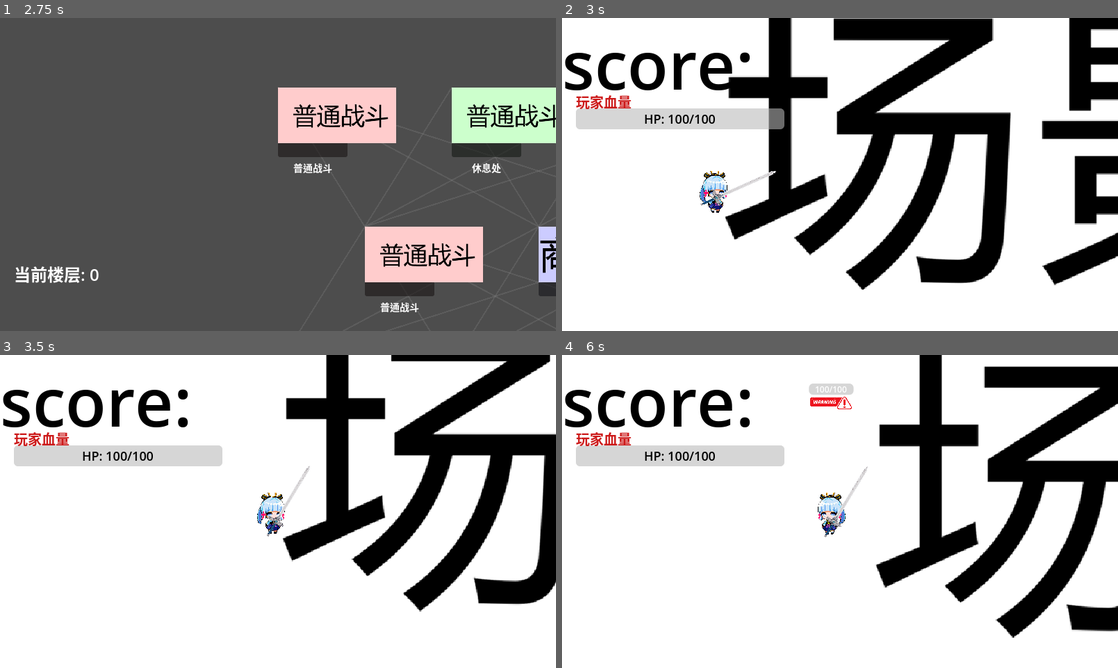
Above: before the commit, frames 1-4 (two rows, left to right).
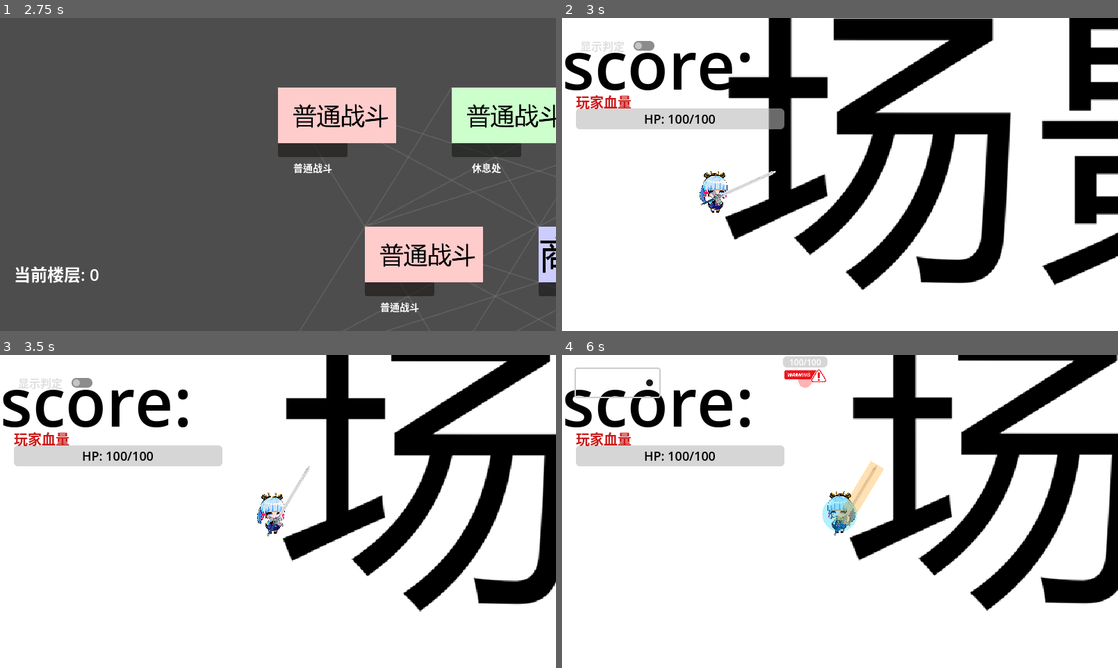
Above: after the commit, the same moments.

Repository: kuchaomc/genshin_tower
Game: Godot game, scene res://scenes/主界面.tscn
The game is run twice, just before and just after one commit, with the same random seed, the same clock (stepped at 60 frames per second) and the same inputs.
Inputs (mouse positions are in pixels of both pictures, inside the frame that each line leads up to):
- Up to frame 1 (2.75 s): click "开始游戏" at 0.5 s; click "剑士" at 1.25 s; click "确认选择" at 2 s
- Up to frame 2 (3 s): click (873, 121) at 2.77 s
- Up to frame 3 (3.5 s): no input
- Up to frame 4 (6 s): click (617, 383) at 3.5 s, where only the run after the commit has a clickable "显示判定"; click (617, 383) at 4.25 s, where only the run after the commit has a clickable "隐藏判定"; tap Enter at 5 s; move the mouse to (962, 495) at 5.02 s; press the mouse at (962, 495) at 5.03 s; hold D (right) 5.03-5.75 s; release the mouse at (962, 495) at 5.75 s; drag from (728, 527) to (884, 508) at 5.77 s

Frame 1 is identical in both runs. In frame 2, 0.2% of the frame differs, in the area x 3-17%, y 7-11%; in frame 3, 0.2%; in frame 4, 25%, in the area x 2-100%, y 0-91%.

Commit message:
修改战斗相关逻辑

Diff:
--- a/scenes/游戏场景.tscn
+++ b/scenes/游戏场景.tscn
@@ -104,3 +104,11 @@
 theme_override_colors/font_color = Color(0.8, 0.1, 0.1, 1)
 theme_override_font_sizes/font_size = 20
 text = "玩家血量"
+
+[node name="DebugToggle" type="CheckButton" parent="CanvasLayer"]
+offset_left = 20.0
+offset_top = 20.0
+offset_right = 140.0
+offset_bottom = 60.0
+text = "显示判定"
+button_pressed = false
--- a/scenes/玩家.tscn
+++ b/scenes/玩家.tscn
@@ -50,12 +50,14 @@
 radius = 2.9027624
 
 [sub_resource type="RectangleShape2D" id="RectangleShape2D_sword"]
-size = Vector2(6.5, 117.75)
+size = Vector2(22, 96)
 
-[node name="player" type="CharacterBody2D" node_paths=PackedStringArray("animator", "sword_area")]
+[node name="player" type="CharacterBody2D" node_paths=PackedStringArray("sword_area", "animator")]
 script = ExtResource("1_sword_char")
+sword_area = NodePath("SwordArea")
+hurt_speed_boost_multiplier = 1.5
 animator = NodePath("AnimatedSprite2D")
-sword_area = NodePath("SwordArea")
+knockback_force = 50.0
 
 [node name="AnimatedSprite2D" type="AnimatedSprite2D" parent="."]
 sprite_frames = SubResource("SpriteFrames_fjrip")
@@ -78,5 +80,5 @@
 offset = Vector2(20, 0)
 
 [node name="CollisionShape2D" type="CollisionShape2D" parent="SwordArea"]
-position = Vector2(0.75, -55.125)
+position = Vector2(1, -38)
 shape = SubResource("RectangleShape2D_sword")
--- a/scripts/battle_manager.gd
+++ b/scripts/battle_manager.gd
@@ -25,6 +25,9 @@
 # 玩家血量UI引用
 var player_hp_bar: ProgressBar
 var player_hp_label: Label
+# 调试：显示判定/碰撞箱开关
+var debug_toggle_button: Button
+var debug_show_hitboxes: bool = false
 # 玩家引用
 var player: BaseCharacter
 
@@ -33,9 +36,13 @@
 	score_label = get_node_or_null("CanvasLayer/Label") as Label
 	player_hp_bar = get_node_or_null("CanvasLayer/PlayerHPBar/ProgressBar") as ProgressBar
 	player_hp_label = get_node_or_null("CanvasLayer/PlayerHPBar/Label") as Label
+	debug_toggle_button = get_node_or_null("CanvasLayer/DebugToggle") as Button
+	if debug_toggle_button:
+		debug_toggle_button.pressed.connect(_on_debug_toggle_pressed)
 
 	# 初始化玩家
 	initialize_player()
+	_update_all_hitbox_visibility()
 
 	# 如果没有手动分配敌人场景，则预加载默认敌人场景
 	if enemy_scene == null:
@@ -143,6 +150,7 @@
 
 	# 添加到场景树中
 	add_child(enemy_instance)
+	_apply_hitbox_visibility_to_enemy(enemy_instance)
 
 	print("生成新敌人，位置：", enemy_instance.position)
 
@@ -194,3 +202,92 @@
 func _on_gold_changed(_gold: int) -> void:
 	# 可以在这里更新金币显示
 	pass
+
+## 调试开关：显示/隐藏判定与碰撞箱
+func _on_debug_toggle_pressed() -> void:
+	debug_show_hitboxes = not debug_show_hitboxes
+	_update_all_hitbox_visibility()
+	if debug_toggle_button:
+		debug_toggle_button.text = "隐藏判定" if debug_show_hitboxes else "显示判定"
+
+## 更新所有相关碰撞/攻击判定的可见性
+func _update_all_hitbox_visibility() -> void:
+	_apply_hitbox_visibility_to_player()
+	for enemy in get_tree().get_nodes_in_group("enemies"):
+		_apply_hitbox_visibility_to_enemy(enemy)
+
+func _apply_hitbox_visibility_to_player() -> void:
+	if not player:
+		return
+	var body_shape = player.get_node_or_null("CollisionShape2D") as CollisionShape2D
+	var sword_shape = player.get_node_or_null("SwordArea/CollisionShape2D") as CollisionShape2D
+	_set_shape_visible(body_shape, debug_show_hitboxes, Color(0, 0.8, 1, 0.3))
+	_set_shape_visible(sword_shape, debug_show_hitboxes, Color(1, 0.6, 0, 0.3))
+
+func _apply_hitbox_visibility_to_enemy(enemy_node: Node) -> void:
+	var enemy_shape = enemy_node.get_node_or_null("CollisionShape2D") as CollisionShape2D
+	_set_shape_visible(enemy_shape, debug_show_hitboxes, Color(1, 0, 0, 0.3))
+
+## 统一设置碰撞形状的可见性与颜色（Godot 4可直接显示CollisionShape2D）
+func _set_shape_visible(shape: CollisionShape2D, visible_state: bool, debug_color: Color) -> void:
+	if not shape:
+		return
+	var overlay: Node2D = null
+	if shape.has_meta("debug_overlay"):
+		overlay = shape.get_meta("debug_overlay") as Node2D
+	if visible_state:
+		if overlay == null:
+			overlay = _create_shape_overlay(shape, debug_color)
+			if overlay:
+				shape.add_child(overlay)
+				shape.set_meta("debug_overlay", overlay)
+		if overlay:
+			overlay.visible = true
+	else:
+		if overlay:
+			overlay.visible = false
+
+## 为给定CollisionShape2D创建可视化Polygon2D覆盖
+func _create_shape_overlay(shape: CollisionShape2D, color: Color) -> Node2D:
+	if not shape or not shape.shape:
+		return null
+	var poly := Polygon2D.new()
+	poly.color = color
+	poly.z_index = 999
+
+	if shape.shape is RectangleShape2D:
+		var extents: Vector2 = (shape.shape as RectangleShape2D).size * 0.5
+		poly.polygon = PackedVector2Array([
+			Vector2(-extents.x, -extents.y),
+			Vector2(extents.x, -extents.y),
+			Vector2(extents.x, extents.y),
+			Vector2(-extents.x, extents.y),
+		])
+	elif shape.shape is CircleShape2D:
+		var radius: float = (shape.shape as CircleShape2D).radius
+		var points: Array[Vector2] = []
+		var segments := 28
+		for i in range(segments):
+			var angle = TAU * float(i) / float(segments)
+			points.append(Vector2(cos(angle), sin(angle)) * radius)
+		poly.polygon = PackedVector2Array(points)
+	elif shape.shape is CapsuleShape2D:
+		var capsule := shape.shape as CapsuleShape2D
+		var radius: float = capsule.radius
+		var height: float = capsule.height
+		var points: Array[Vector2] = []
+		var segments := 20
+		# 上半圆
+		for i in range(segments / 2 + 1):
+			var angle = PI * float(i) / float(segments / 2)
+			points.append(Vector2(cos(angle) * radius, -height * 0.5 + sin(angle) * radius))
+		# 下半圆
+		for i in range(segments / 2, -1, -1):
+			var angle = PI * float(i) / float(segments / 2)
+			points.append(Vector2(cos(angle) * radius, height * 0.5 + sin(angle) * radius))
+		poly.polygon = PackedVector2Array(points)
+	else:
+		# 其他形状暂不处理
+		return null
+
+	return poly
--- a/scripts/characters/base_character.gd
+++ b/scripts/characters/base_character.gd
@@ -12,6 +12,10 @@
 var max_health: float = 100.0
 @export var invincibility_duration: float = 1.0
 var is_invincible: bool = false
+var base_move_speed: float = 100.0
+@export var hurt_speed_boost_multiplier: float = 1.1  # 受伤后移动速度倍率（略微提升）
+@export var hurt_speed_boost_duration: float = 2.0   # 提升持续时间（秒）
+var _hurt_speed_timer: Timer
 
 # 血量变化信号
 signal health_changed(current: float, maximum: float)
@@ -20,6 +24,7 @@
 # ========== 移动属性 ==========
 @export var move_speed: float = 100.0
 @export var animator: AnimatedSprite2D
+@export var knockback_force: float = 150.0  # 对敌人造成击退的力度，可在角色数据中配置
 
 # ========== 状态 ==========
 var is_game_over: bool = false
@@ -29,7 +34,9 @@
 	character_data = data
 	max_health = data.max_health
 	current_health = max_health
-	move_speed = data.move_speed
+	base_move_speed = data.move_speed
+	move_speed = base_move_speed
+	knockback_force = data.knockback_force
 
 	emit_signal("health_changed", current_health, max_health)
 	print("角色初始化：", data.display_name)
@@ -39,6 +46,10 @@
 	if animator == null:
 		animator = get_node_or_null("AnimatedSprite2D") as AnimatedSprite2D
 
+	# 没有通过initialize赋值时，使用当前速度作为基准
+	if base_move_speed == 0:
+		base_move_speed = move_speed
+
 	# 初始化血量
 	current_health = max_health
 	emit_signal("health_changed", current_health, max_health)
@@ -115,6 +126,7 @@
 		on_death()
 	else:
 		start_invincibility()
+		apply_hurt_speed_boost()
 
 ## 开始无敌状态
 func start_invincibility() -> void:
@@ -169,3 +181,22 @@
 ## 游戏结束
 func game_over() -> void:
 	is_game_over = true
+
+## 受伤后临时提高移动速度
+func apply_hurt_speed_boost() -> void:
+	# 设置提升后的移动速度
+	move_speed = base_move_speed * hurt_speed_boost_multiplier
+
+	# 如果已有计时器，重置时间；否则创建新计时器
+	if _hurt_speed_timer == null:
+		_hurt_speed_timer = Timer.new()
+		_hurt_speed_timer.one_shot = true
+		add_child(_hurt_speed_timer)
+		_hurt_speed_timer.timeout.connect(_reset_hurt_speed_boost)
+
+	_hurt_speed_timer.wait_time = hurt_speed_boost_duration
+	_hurt_speed_timer.start()
+
+## 恢复受伤前的基础速度
+func _reset_hurt_speed_boost() -> void:
+	move_speed = base_move_speed
--- a/scripts/characters/character_data.gd
+++ b/scripts/characters/character_data.gd
@@ -14,6 +14,7 @@
 @export var move_speed: float = 100.0
 @export var base_damage: float = 25.0
 @export var attack_speed: float = 1.0  # 攻击速度倍率
+@export var knockback_force: float = 150.0  # 击退力度
 
 # 角色场景路径
 @export var scene_path: String = "res://scenes/玩家.tscn"
--- a/scripts/characters/sword_character.gd
+++ b/scripts/characters/sword_character.gd
@@ -39,6 +39,10 @@
 		# 处理攻击输入
 		handle_attack_input()
 
+		# 攻击时强制检查覆盖，减少漏判
+		if attack_state == 1 and sword_area and sword_area.monitoring:
+			_force_check_sword_overlaps()
+
 		# 只在非攻击状态下更新剑的朝向
 		if attack_state == 0:
 			update_sword_direction()
@@ -71,13 +75,12 @@
 		return
 
 	var mouse_position = get_global_mouse_position()
-	var input_direction = Input.get_vector("left", "right", "up", "down")
-	if input_direction == Vector2.ZERO:
-		input_direction = (mouse_position - global_position).normalized()
-	else:
-		input_direction = input_direction.normalized()
-
-	target_position = global_position + input_direction * dash_distance
+	var mouse_direction = mouse_position - global_position
+	if mouse_direction == Vector2.ZERO:
+		mouse_direction = Vector2.RIGHT  # 鼠标重合时使用默认方向，避免零向量
+	var input_direction = mouse_direction.normalized()
+
+	target_position = global_position  # 取消位移，保持原地攻击
 	original_position = global_position
 
 	hit_enemies_phase1.clear()
@@ -89,6 +92,7 @@
 ## 第一段攻击：向鼠标方向位移并挥剑
 func start_phase1_attack(mouse_target: Vector2) -> void:
 	sword_area.monitoring = true
+	sword_area.monitorable = true
 
 	var direction = (mouse_target - global_position).normalized()
 	var base_angle = direction.angle() + PI / 2
@@ -100,11 +104,8 @@
 
 	sword_area.rotation = base_angle - swing_angle / 2
 
-	position_tween = create_tween()
-	position_tween.set_parallel(true)
-	position_tween.tween_property(self, "global_position", target_position, swing_duration)
-
 	swing_tween = create_tween()
+	swing_tween.set_process_mode(Tween.TWEEN_PROCESS_PHYSICS)
 	swing_tween.set_ease(Tween.EASE_OUT)
 	swing_tween.set_trans(Tween.TRANS_BACK)
 	swing_tween.tween_property(sword_area, "rotation", base_angle + swing_angle / 2, swing_duration)
@@ -211,7 +212,8 @@
 					if RunManager:
 						var damage_upgrade = RunManager.get_upgrade_level("damage")
 						damage *= (1.0 + damage_upgrade * 0.1)  # 每级+10%伤害
-					enemy_area.take_damage(damage)
+					var knockback_dir = (enemy_pos - global_position).normalized()
+					enemy_area.take_damage(damage, knockback_dir * knockback_force)
 					if RunManager:
 						RunManager.record_damage_dealt(damage)
 
@@ -245,6 +247,14 @@
 			if RunManager:
 				var damage_upgrade = RunManager.get_upgrade_level("damage")
 				damage *= (1.0 + damage_upgrade * 0.1)
-			area.take_damage(damage)
+			var knockback_dir = (area.global_position - global_position).normalized()
+			area.take_damage(damage, knockback_dir * knockback_force)
 			if RunManager:
 				RunManager.record_damage_dealt(damage)
+
+## 主动检查覆盖，避免物理帧遗漏
+func _force_check_sword_overlaps() -> void:
+	if not sword_area:
+		return
+	for area in sword_area.get_overlapping_areas():
+		_on_sword_area_entered(area)
--- a/scripts/enemies/base_enemy.gd
+++ b/scripts/enemies/base_enemy.gd
@@ -21,6 +21,8 @@
 var animated_sprite: AnimatedSprite2D
 var warning_sprite: Sprite2D
 var collision_shape: CollisionShape2D
+var knockback_tween: Tween
+var is_knockback_active: bool = false
 
 # ========== 状态 ==========
 var is_spawned: bool = false
@@ -102,6 +104,9 @@
 
 ## 追逐玩家（默认行为）
 func chase_player(delta: float) -> void:
+	if is_knockback_active:
+		return
+
 	var player = get_tree().current_scene.get_node_or_null("player") as CharacterBody2D
 	if not player:
 		player = get_node_or_null("../player") as CharacterBody2D
@@ -134,7 +139,7 @@
 		hp_label.text = str(int(current_health)) + "/" + str(int(max_health))
 
 ## 受到伤害
-func take_damage(damage_amount: float) -> void:
+func take_damage(damage_amount: float, knockback: Vector2 = Vector2.ZERO) -> void:
 	if not is_spawned or is_dead:
 		return
 
@@ -145,8 +150,29 @@
 
 	print("敌人受到伤害: ", damage_amount, "点，剩余生命值: ", current_health, "/", max_health)
 
+	if knockback != Vector2.ZERO:
+		apply_knockback(knockback)
+
 	if current_health <= 0:
 		on_death()
+
+## 施加击退效果
+func apply_knockback(knockback_offset: Vector2, duration: float = 0.12) -> void:
+	if is_dead or knockback_offset == Vector2.ZERO:
+		return
+
+	# 结束旧的击退
+	if knockback_tween:
+		knockback_tween.kill()
+
+	is_knockback_active = true
+	knockback_tween = create_tween()
+	knockback_tween.set_ease(Tween.EASE_OUT)
+	knockback_tween.set_trans(Tween.TRANS_SINE)
+	knockback_tween.tween_property(self, "global_position", global_position + knockback_offset, duration)
+	knockback_tween.tween_callback(func ():
+		is_knockback_active = false
+	)
 
 ## 死亡处理
 func on_death() -> void:
Not shown: 1 places in scenes/玩家.tscn that only renumber resources
Binary file added: textures/mouse.png
Not shown, added: textures/mouse.png.import
